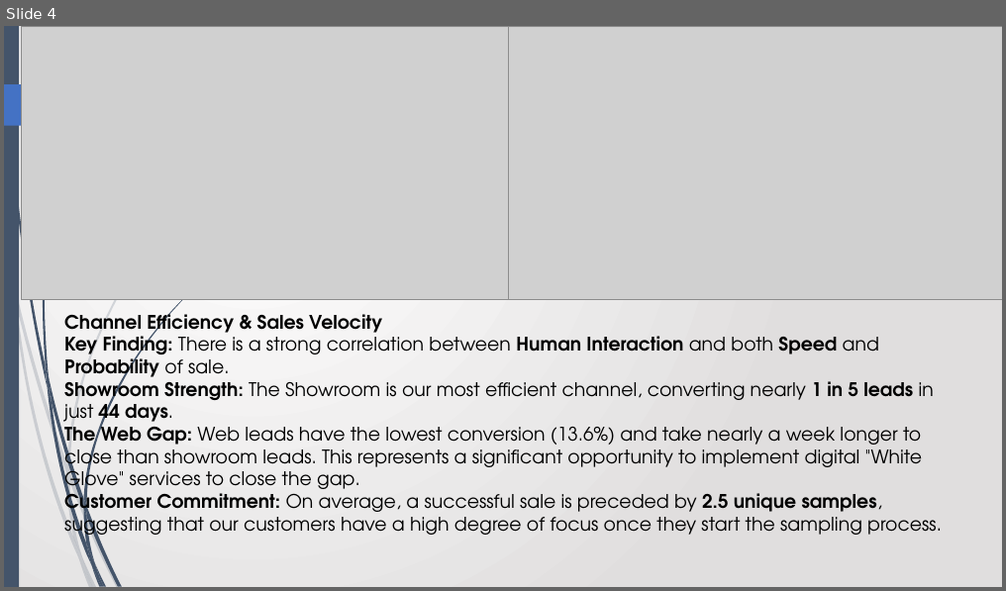
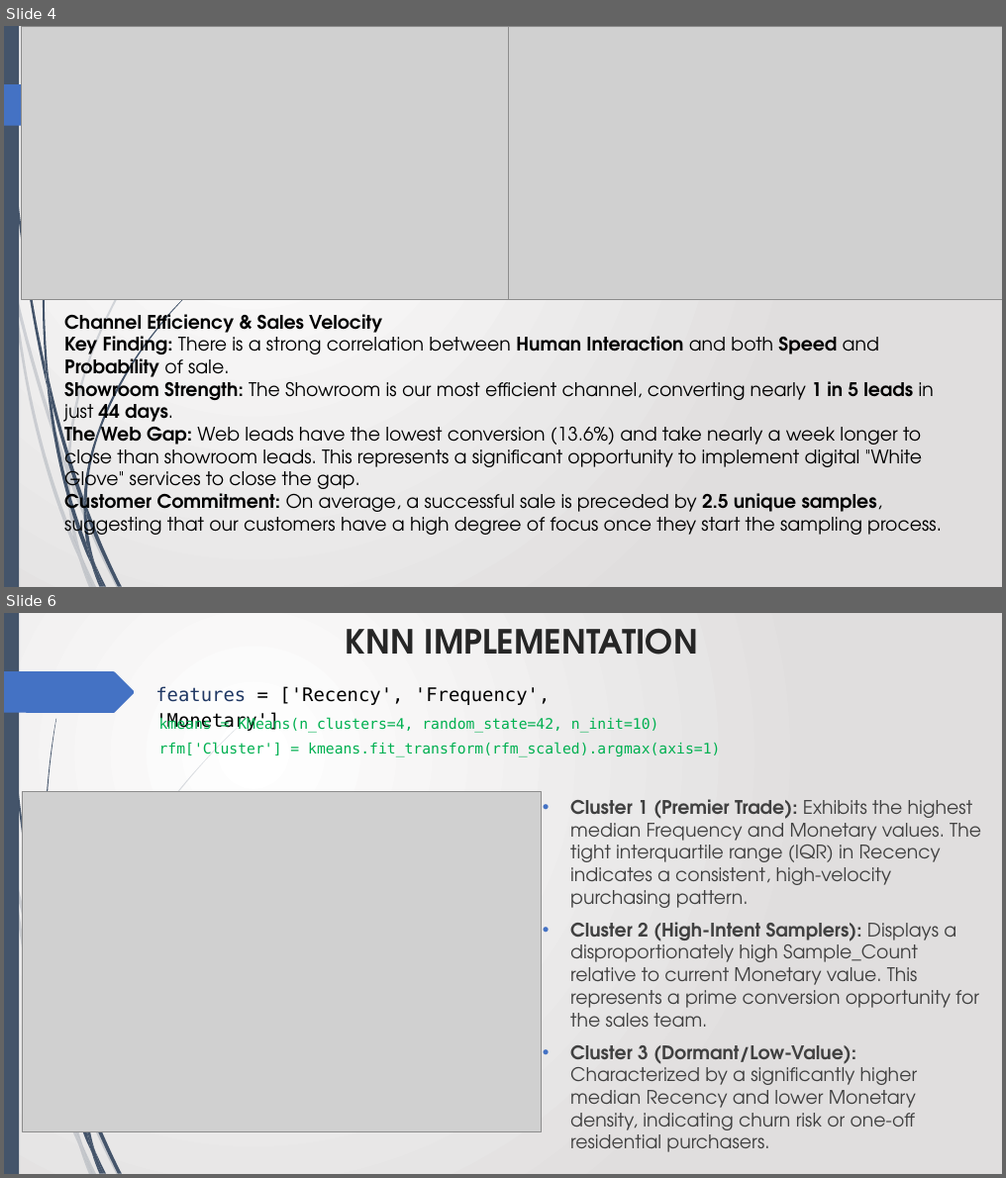
Before and after one commit to Avinash-patnaik/schumacher-customer-segmentation, a slide deck: luxeintelligence.pptx. Shown one above the other, each under a label of ours: slide 4 before the commit, slides 4 and 6 after it; the slides between them are not shown. The pictures are 1006x591 and 1006x1178 pixels, drawn with LibreOffice and Linux fonts; fonts in the diff are those of the drawing; grey boxes stand for pictures. Boxes give left, top, right and bottom in pixels: in the first picture for what was removed or moved away, otherwise in the second. Text is boxed around its words. In the diff, an @@ line names an element or a change of style, - is before the commit and + after.

```diff
--- a/luxeintelligence.pptx
+++ b/luxeintelligence.pptx
@@ slide 6 added at (x1=4, y1=613, x2=1002, y2=1174), background gradient #FFFFFF to #E1DFDF; not listed: 19 template elements that a slide beside it also shows @@
@@ title added at (x1=346, y1=628, x2=698, y2=655), 32 pt, text #262626, bold @@
+KNN IMPLEMENTATION
@@ text added at (x1=155, y1=686, x2=550, y2=731), 18 pt, text #000000 @@
+features = ['Recency', 'Frequency', 'Monetary']
@@ text added at (x1=159, y1=716, x2=720, y2=758), 14 pt, text #00B050 @@
+kmeans = KMeans(n_clusters=4, random_state=42, n_init=10)
+rfm['Cluster'] = kmeans.fit_transform(rfm_scaled).argmax(axis=1)
@@ picture added at (x1=22, y1=792, x2=542, y2=1132) @@
@@ text added at (x1=570, y1=799, x2=981, y2=1153), 18 pt, text #404040 @@
+• Cluster 1 (Premier Trade): Exhibits the highest median Frequency and Monetary values. The tight interquartile range (IQR) in Recency indicates a consistent, high-velocity purchasing pattern.
+• Cluster 2 (High-Intent Samplers): Displays a disproportionately high Sample_Count relative to current Monetary value. This represents a prime conversion opportunity for the sales team.
+• Cluster 3 (Dormant/Low-Value): Characterized by a significantly higher median Recency and lower Monetary density, indicating churn risk or one-off residential purchasers.
```
Also in this commit, not shown: 1 slide changed, 2 other slides added, 1 slide removed, 4 other files.
